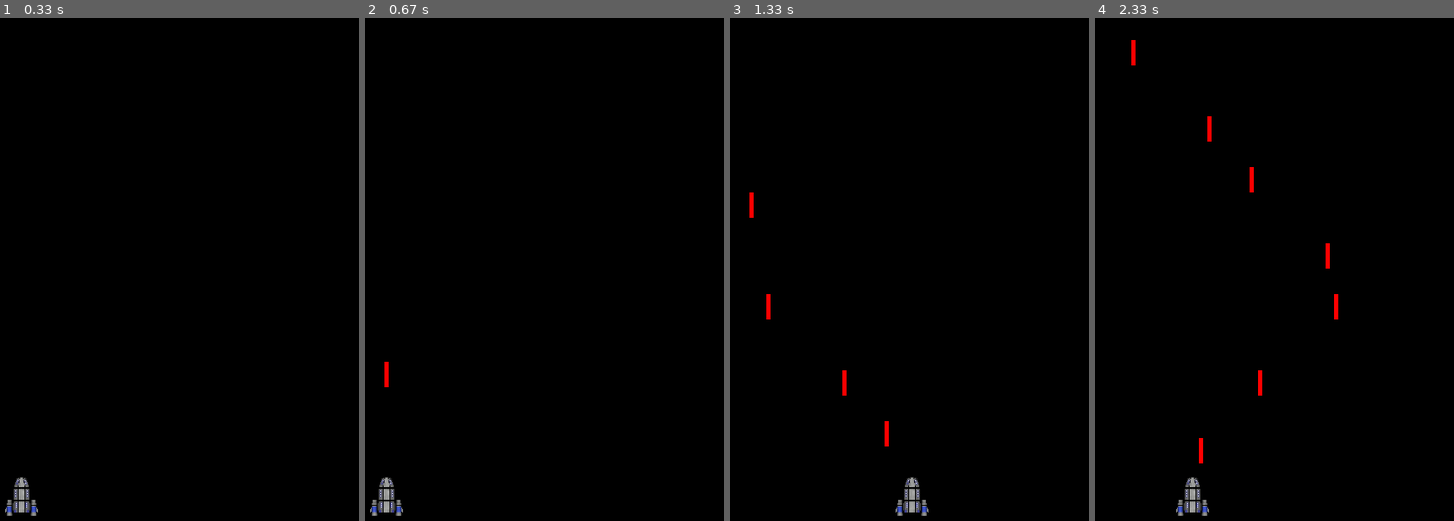
Above: before the commit, frames 1-4 (left to right).
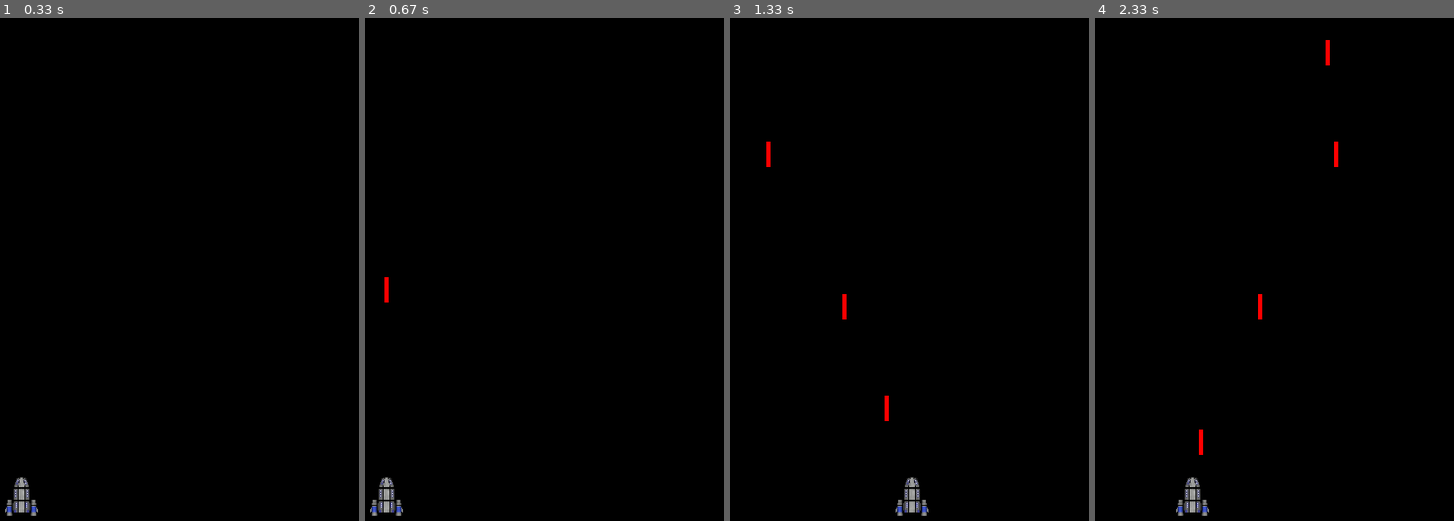
Above: after the commit, the same moments.

Repository: colgoo21/AWESOMENESS
Game: pygame game, started from Cole_Demo3.py
Two runs of this game, one before a commit and one after it. Both use one fixed random seed, a clock stepped at 60 frames per second and the inputs below.
Inputs:
- Up to frame 1 (0.33 s): no input
- Up to frame 2 (0.67 s): tap Space at 0.33 s
- Up to frame 3 (1.33 s): hold Right 0.67-1.13 s; tap Space at 0.73, 1.03, 1.23 s; hold Right from 1.17 s (still down)
- Up to frame 4 (2.33 s): tap Space at 1.53, 1.73, 2.03, 2.3 s; release Right at 1.63 s; hold Left 1.67-2.2 s; hold Left from 2.23 s (still down)

Frame 1 is identical in both runs. In frame 2, 0.1% of the frame differs, in the area x 5-7%, y 51-74%; in frame 3, 0.4%; in frame 4, 0.6%, in the area x 10-68%, y 4-89%.

Commit message:
KILL YOURSELF

Diff:
--- a/Alan- Unit 2 code.py
+++ b/Alan- Unit 2 code.py
@@ -11,7 +11,7 @@
  #           sys.exit()
 #    pygame.display.update()
 
-'''
+
 import pygame, sys
 from pygame.locals import *
 
@@ -54,9 +54,7 @@
             pygame.quit()
             sys.exit()
     pygame.display.update()
-    '''
 
-'''
 #cat annimation
 import pygame, sys
 from pygame import *
@@ -105,8 +103,7 @@
 
     pygame.display.update()
     fpsClock.tick(FPS)
-'''
-'''
+
 # fonts
 import pygame, sys
 from pygame.locals import *
@@ -132,4 +129,3 @@
             pygame.quit()
             sys.exit()
     pygame.display.update()
-    '''
--- a/Cole_Demo3.py
+++ b/Cole_Demo3.py
@@ -51,7 +51,7 @@
         self.rect = self.image.get_rect()
         self.rect.bottom = y
         self.rect.centerx = x
-        self.speedy = -10
+        self.speedy = -20
 
     def update(self):
         self.rect.y += self.speedy
